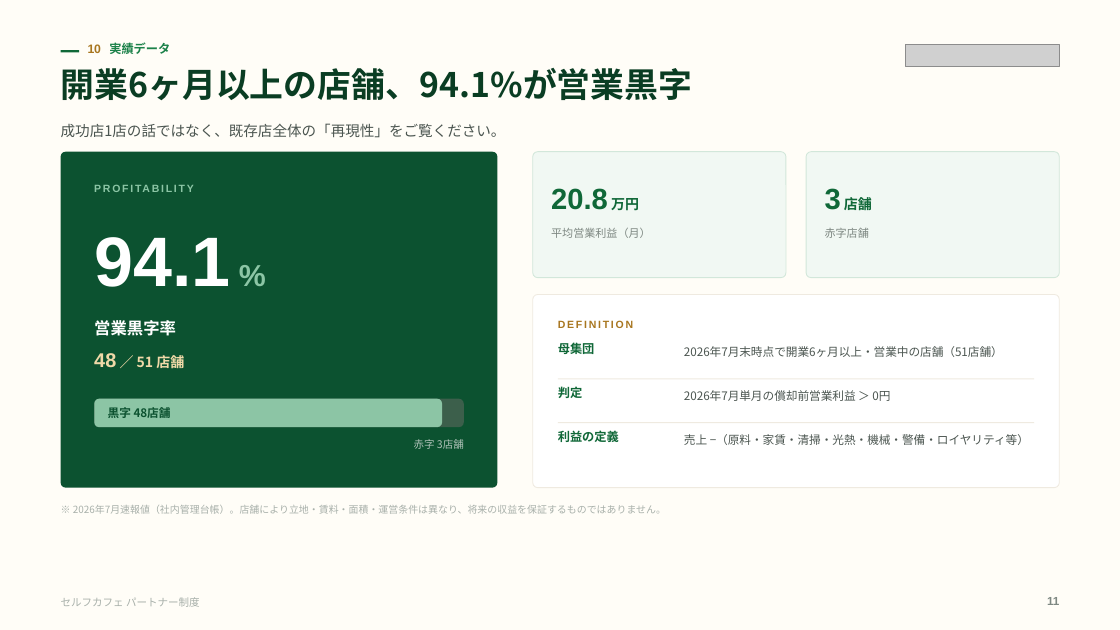
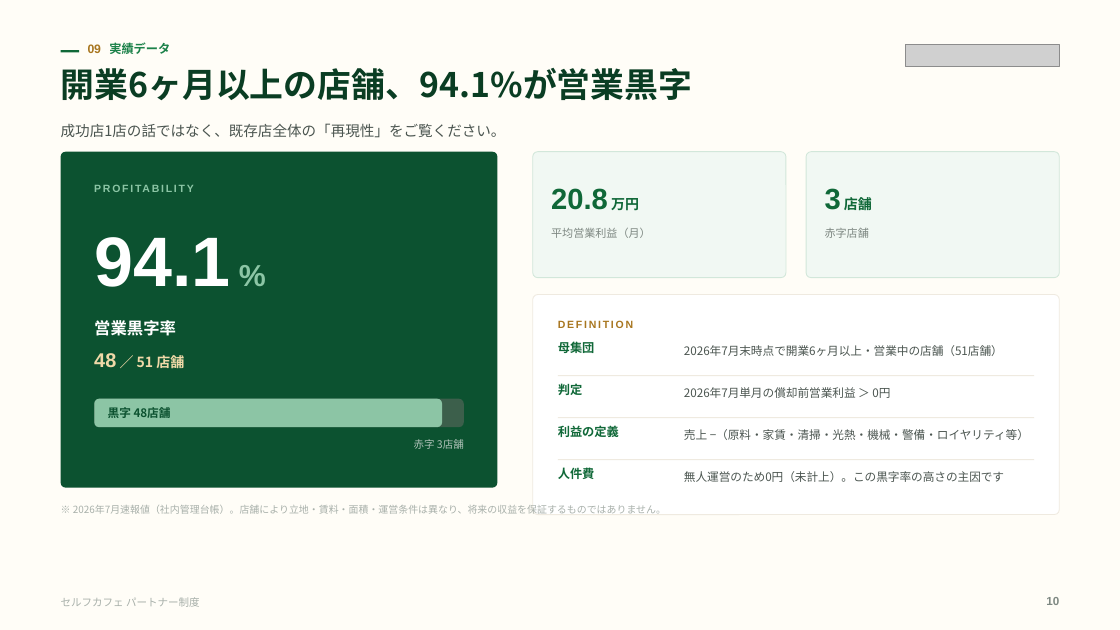
Before and after one commit to a5408071-cmd/suzuki-ceo, a slide deck: slide 10 of selfcafe-partner-deck/selfcafe-partner-deck.pptx (slide 11 before the commit). Drawn at 1120x630 pixels with LibreOffice and Linux fonts; fonts in the diff are those of the drawing; grey boxes stand for pictures. Boxes give left, top, right and bottom in pixels: in the first picture for what was removed or moved away, otherwise in the second. Text is boxed around its words. In the diff, an @@ line names an element or a change of style, - is before the commit and + after.

```diff
--- a/selfcafe-partner-deck/selfcafe-partner-deck.pptx
+++ b/selfcafe-partner-deck/selfcafe-partner-deck.pptx
@@ text at box(88, 42, 170, 54): text changed @@
-10 実績データ
+09 実績データ
@@ rounded rectangle: place and size @@
-rounded rectangle at box(533, 295, 1060, 488)
+rounded rectangle at box(533, 295, 1060, 515)
@@ rounded rectangle at box(533, 295, 1060, 515): proportions changed @@
@@ 2 texts, 2 rectangles: place and size @@
-2 texts, 2 rectangles at box(558, 379, 1034, 445)
+2 texts, 2 rectangles at box(558, 376, 1034, 440)
@@ rectangle added at box(558, 460, 1034, 460), fill #EFEAE0 @@
@@ text added at box(558, 467, 595, 479), 10.5 pt, text #106838, bold @@
+人件費
@@ text added at box(684, 471, 1004, 482), 10 pt, text #4B5550 @@
+無人運営のため0円（未計上）。この黒字率の高さの主因です
@@ text at box(1046, 597, 1059, 605): text changed @@
-11
+10
```
Also in this commit, not shown: 21 other slides changed, 2 slides added, 2 slides removed, 3 other files.
